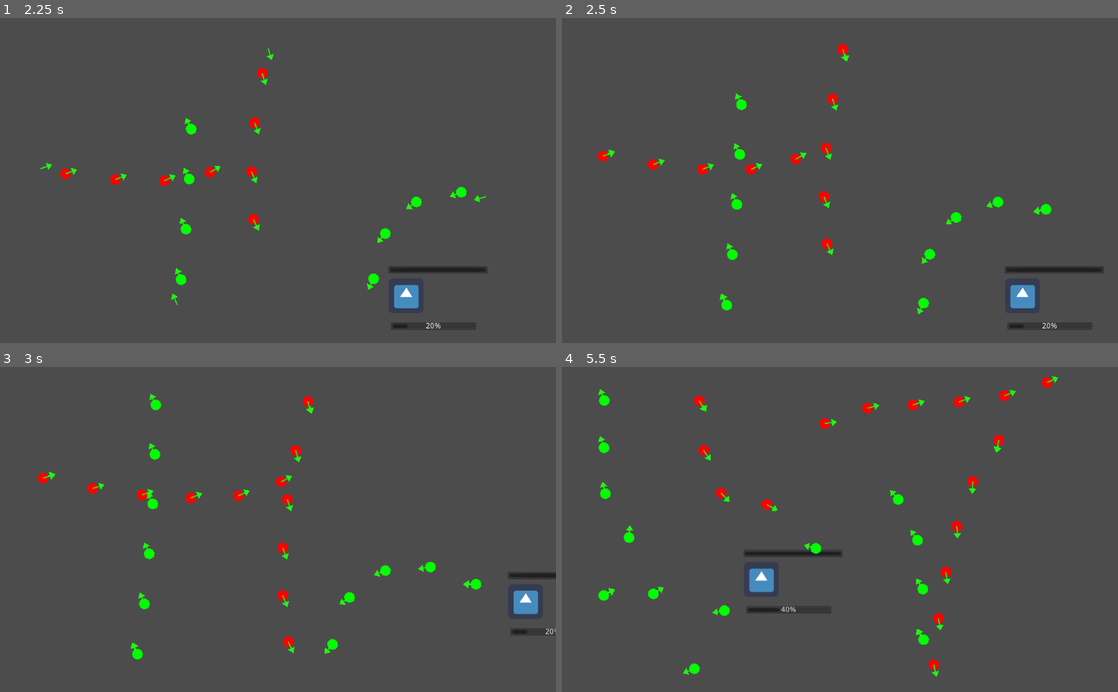
Above: before the commit, frames 1-4 (two rows, left to right).
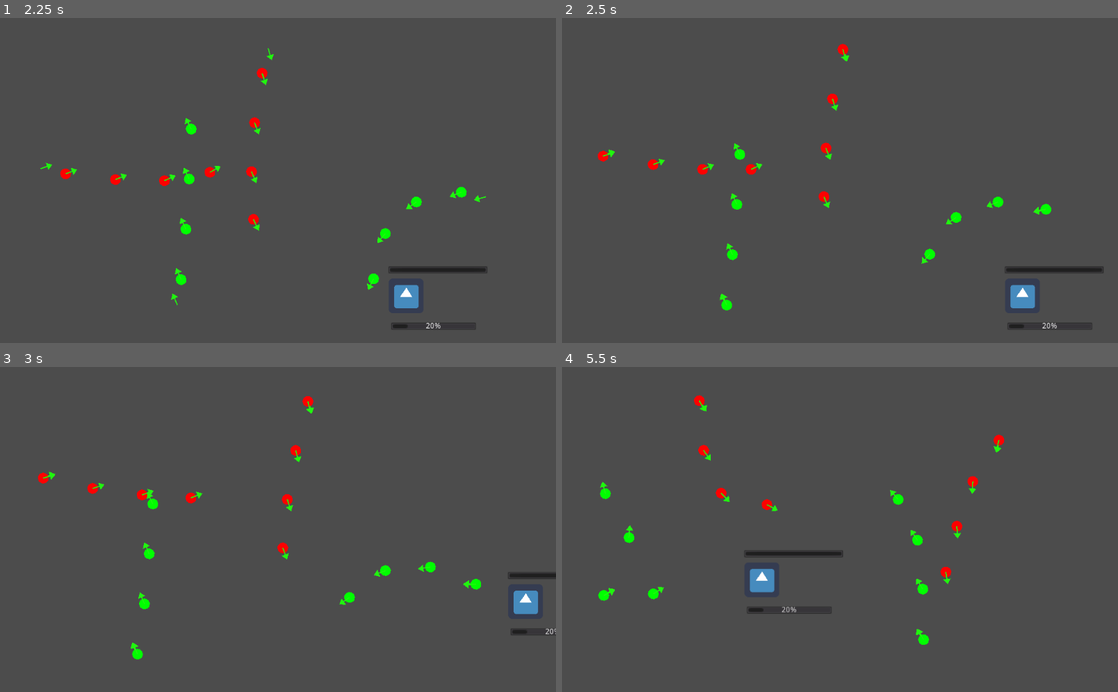
Above: after the commit, the same moments.

Repository: PRFNTX/wejammin
Game: Godot game, scene res://TestScene.tscn
Two runs of this game, one before a commit and one after it. Both use one fixed random seed, a clock stepped at 60 frames per second and the inputs below. The project has no main scene, so this scene is started directly. The engine's default icon, where the game draws it, is replaced by a stand-in: a white triangle on a blue panel in a dark square.
Inputs:
- Up to frame 1 (2.25 s): tap Enter at 0.5 s; hold D (move_right) 0.53-1.28 s; hold S (move_down) 1.28-2.03 s; hold D (move_right) from 2.03 s (still down)
- Up to frame 2 (2.5 s): keep holding D (move_right)
- Up to frame 3 (3 s): release D (move_right) at 2.78 s; hold W (move_up) from 2.78 s (still down)
- Up to frame 4 (5.5 s): release W (move_up) at 3.53 s; hold A (move_left) 3.53-5.03 s; hold S (move_down) from 5.03 s (still down)

Frame 1 is identical in both runs. In frame 2, 0.3% of the frame differs, in the area x 31-66%, y 23-92%; in frame 3, 0.5%; in frame 4, 1.0%, in the area x 6-90%, y 2-96%.

Commit message:
made projectile lifetime

Diff:
--- a/ProjectGameJam/Projectile.gd
+++ b/ProjectGameJam/Projectile.gd
@@ -3,6 +3,9 @@
 
 export(float) var direction = 1.2
 export(float) var speed = 200.0
+
+
+var life_time = 2 #in seconds
 
 enum projectile_types {
 	RED,
@@ -14,8 +17,15 @@
 	type = new_type
 	$Sprite.set_projectile_type()
 
+var age = 0
 
 func _physics_process(delta):
+
+	age += delta
+
+	if age > life_time:
+		self.queue_free()
+
 	var collision = move_and_collide(Vector2(cos(direction), sin(direction))*speed*delta)
 	if collision != null:
 		print(collision.collider.name)
--- a/ProjectGameJam/TestScene.tscn
+++ b/ProjectGameJam/TestScene.tscn
@@ -11,28 +11,298 @@
 position = Vector2( 73, 65 )
 
 [node name="Turret" parent="Rail" instance=ExtResource( 4 )]
-position = Vector2( 196.174, -5.04139 )
-rotation = -0.125518
+position = Vector2( 184.737, -7.34378 )
+rotation = 0.286153
 offset = 188.33
 projectile = ExtResource( 2 )
 
 [node name="Turret2" parent="Rail" instance=ExtResource( 4 )]
-position = Vector2( 732.767, 70.8371 )
-rotation = 0.621852
+position = Vector2( 723.953, 64.9795 )
+rotation = 0.569559
 offset = 738.03
 type = 1
 projectile = ExtResource( 2 )
 
 [node name="Turret3" parent="Rail" instance=ExtResource( 4 )]
-position = Vector2( 478.889, 451.373 )
-rotation = 3.04959
+position = Vector2( 489.387, 450.381 )
+rotation = 3.04632
 offset = 1400.75
 type = 1
 projectile = ExtResource( 2 )
 
 [node name="Turret4" parent="Rail" instance=ExtResource( 4 )]
-position = Vector2( 18.6209, 436.373 )
-rotation = -1.96018
+position = Vector2( 25.0007, 445.23 )
+rotation = -2.37832
+offset = 1867.67
+projectile = ExtResource( 2 )
+
+[node name="Turret5" parent="Rail" instance=ExtResource( 4 )]
+position = Vector2( 25.0007, 445.23 )
+rotation = -2.37832
+offset = 1867.67
+projectile = ExtResource( 2 )
+
+[node name="Turret6" parent="Rail" instance=ExtResource( 4 )]
+position = Vector2( 25.0007, 445.23 )
+rotation = -2.37832
+offset = 1867.67
+projectile = ExtResource( 2 )
+
+[node name="Turret7" parent="Rail" instance=ExtResource( 4 )]
+position = Vector2( 25.0007, 445.23 )
+rotation = -2.37832
+offset = 1867.67
+projectile = ExtResource( 2 )
+
+[node name="Turret8" parent="Rail" instance=ExtResource( 4 )]
+position = Vector2( 25.0007, 445.23 )
+rotation = -2.37832
+offset = 1867.67
+projectile = ExtResource( 2 )
+
+[node name="Turret9" parent="Rail" instance=ExtResource( 4 )]
+position = Vector2( 25.0007, 445.23 )
+rotation = -2.37832
+offset = 1867.67
+projectile = ExtResource( 2 )
+
+[node name="Turret10" parent="Rail" instance=ExtResource( 4 )]
+position = Vector2( 25.0007, 445.23 )
+rotation = -2.37832
+offset = 1867.67
+projectile = ExtResource( 2 )
+
+[node name="Turret11" parent="Rail" instance=ExtResource( 4 )]
+position = Vector2( 25.0007, 445.23 )
+rotation = -2.37832
+offset = 1867.67
+projectile = ExtResource( 2 )
+
+[node name="Turret12" parent="Rail" instance=ExtResource( 4 )]
+position = Vector2( 25.0007, 445.23 )
+rotation = -2.37832
+offset = 1867.67
+projectile = ExtResource( 2 )
+
+[node name="Turret13" parent="Rail" instance=ExtResource( 4 )]
+position = Vector2( 25.0007, 445.23 )
+rotation = -2.37832
+offset = 1867.67
+projectile = ExtResource( 2 )
+
+[node name="Turret14" parent="Rail" instance=ExtResource( 4 )]
+position = Vector2( 25.0007, 445.23 )
+rotation = -2.37832
+offset = 1867.67
+projectile = ExtResource( 2 )
+
+[node name="Turret15" parent="Rail" instance=ExtResource( 4 )]
+position = Vector2( 25.0007, 445.23 )
+rotation = -2.37832
+offset = 1867.67
+projectile = ExtResource( 2 )
+
+[node name="Turret16" parent="Rail" instance=ExtResource( 4 )]
+position = Vector2( 25.0007, 445.23 )
+rotation = -2.37832
+offset = 1867.67
+projectile = ExtResource( 2 )
+
+[node name="Turret17" parent="Rail" instance=ExtResource( 4 )]
+position = Vector2( 25.0007, 445.23 )
+rotation = -2.37832
+offset = 1867.67
+projectile = ExtResource( 2 )
+
+[node name="Turret18" parent="Rail" instance=ExtResource( 4 )]
+position = Vector2( 25.0007, 445.23 )
+rotation = -2.37832
+offset = 1867.67
+projectile = ExtResource( 2 )
+
+[node name="Turret19" parent="Rail" instance=ExtResource( 4 )]
+position = Vector2( 25.0007, 445.23 )
+rotation = -2.37832
+offset = 1867.67
+projectile = ExtResource( 2 )
+
+[node name="Turret20" parent="Rail" instance=ExtResource( 4 )]
+position = Vector2( 25.0007, 445.23 )
+rotation = -2.37832
+offset = 1867.67
+projectile = ExtResource( 2 )
+
+[node name="Turret21" parent="Rail" instance=ExtResource( 4 )]
+position = Vector2( 25.0007, 445.23 )
+rotation = -2.37832
+offset = 1867.67
+projectile = ExtResource( 2 )
+
+[node name="Turret22" parent="Rail" instance=ExtResource( 4 )]
+position = Vector2( 25.0007, 445.23 )
+rotation = -2.37832
+offset = 1867.67
+projectile = ExtResource( 2 )
+
+[node name="Turret23" parent="Rail" instance=ExtResource( 4 )]
+position = Vector2( 25.0007, 445.23 )
+rotation = -2.37832
+offset = 1867.67
+projectile = ExtResource( 2 )
+
+[node name="Turret24" parent="Rail" instance=ExtResource( 4 )]
+position = Vector2( 25.0007, 445.23 )
+rotation = -2.37832
+offset = 1867.67
+projectile = ExtResource( 2 )
+
+[node name="Turret25" parent="Rail" instance=ExtResource( 4 )]
+position = Vector2( 25.0007, 445.23 )
+rotation = -2.37832
+offset = 1867.67
+projectile = ExtResource( 2 )
+
+[node name="Turret26" parent="Rail" instance=ExtResource( 4 )]
+position = Vector2( 25.0007, 445.23 )
+rotation = -2.37832
+offset = 1867.67
+projectile = ExtResource( 2 )
+
+[node name="Turret27" parent="Rail" instance=ExtResource( 4 )]
+position = Vector2( 25.0007, 445.23 )
+rotation = -2.37832
+offset = 1867.67
+projectile = ExtResource( 2 )
+
+[node name="Turret28" parent="Rail" instance=ExtResource( 4 )]
+position = Vector2( 25.0007, 445.23 )
+rotation = -2.37832
+offset = 1867.67
+projectile = ExtResource( 2 )
+
+[node name="Turret29" parent="Rail" instance=ExtResource( 4 )]
+position = Vector2( 25.0007, 445.23 )
+rotation = -2.37832
+offset = 1867.67
+projectile = ExtResource( 2 )
+
+[node name="Turret30" parent="Rail" instance=ExtResource( 4 )]
+position = Vector2( 25.0007, 445.23 )
+rotation = -2.37832
+offset = 1867.67
+projectile = ExtResource( 2 )
+
+[node name="Turret31" parent="Rail" instance=ExtResource( 4 )]
+position = Vector2( 25.0007, 445.23 )
+rotation = -2.37832
+offset = 1867.67
+projectile = ExtResource( 2 )
+
+[node name="Turret32" parent="Rail" instance=ExtResource( 4 )]
+position = Vector2( 25.0007, 445.23 )
+rotation = -2.37832
+offset = 1867.67
+projectile = ExtResource( 2 )
+
+[node name="Turret33" parent="Rail" instance=ExtResource( 4 )]
+position = Vector2( 25.0007, 445.23 )
+rotation = -2.37832
+offset = 1867.67
+projectile = ExtResource( 2 )
+
+[node name="Turret34" parent="Rail" instance=ExtResource( 4 )]
+position = Vector2( 25.0007, 445.23 )
+rotation = -2.37832
+offset = 1867.67
+projectile = ExtResource( 2 )
+
+[node name="Turret35" parent="Rail" instance=ExtResource( 4 )]
+position = Vector2( 25.0007, 445.23 )
+rotation = -2.37832
+offset = 1867.67
+projectile = ExtResource( 2 )
+
+[node name="Turret36" parent="Rail" instance=ExtResource( 4 )]
+position = Vector2( 25.0007, 445.23 )
+rotation = -2.37832
+offset = 1867.67
+projectile = ExtResource( 2 )
+
+[node name="Turret37" parent="Rail" instance=ExtResource( 4 )]
+position = Vector2( 25.0007, 445.23 )
+rotation = -2.37832
+offset = 1867.67
+projectile = ExtResource( 2 )
+
+[node name="Turret38" parent="Rail" instance=ExtResource( 4 )]
+position = Vector2( 25.0007, 445.23 )
+rotation = -2.37832
+offset = 1867.67
+projectile = ExtResource( 2 )
+
+[node name="Turret39" parent="Rail" instance=ExtResource( 4 )]
+position = Vector2( 25.0007, 445.23 )
+rotation = -2.37832
+offset = 1867.67
+projectile = ExtResource( 2 )
+
+[node name="Turret40" parent="Rail" instance=ExtResource( 4 )]
+position = Vector2( 25.0007, 445.23 )
+rotation = -2.37832
+offset = 1867.67
+projectile = ExtResource( 2 )
+
+[node name="Turret41" parent="Rail" instance=ExtResource( 4 )]
+position = Vector2( 25.0007, 445.23 )
+rotation = -2.37832
+offset = 1867.67
+projectile = ExtResource( 2 )
+
+[node name="Turret42" parent="Rail" instance=ExtResource( 4 )]
+position = Vector2( 25.0007, 445.23 )
+rotation = -2.37832
+offset = 1867.67
+projectile = ExtResource( 2 )
+
+[node name="Turret43" parent="Rail" instance=ExtResource( 4 )]
+position = Vector2( 25.0007, 445.23 )
+rotation = -2.37832
+offset = 1867.67
+projectile = ExtResource( 2 )
+
+[node name="Turret44" parent="Rail" instance=ExtResource( 4 )]
+position = Vector2( 25.0007, 445.23 )
+rotation = -2.37832
+offset = 1867.67
+projectile = ExtResource( 2 )
+
+[node name="Turret45" parent="Rail" instance=ExtResource( 4 )]
+position = Vector2( 25.0007, 445.23 )
+rotation = -2.37832
+offset = 1867.67
+projectile = ExtResource( 2 )
+
+[node name="Turret46" parent="Rail" instance=ExtResource( 4 )]
+position = Vector2( 25.0007, 445.23 )
+rotation = -2.37832
+offset = 1867.67
+projectile = ExtResource( 2 )
+
+[node name="Turret47" parent="Rail" instance=ExtResource( 4 )]
+position = Vector2( 25.0007, 445.23 )
+rotation = -2.37832
+offset = 1867.67
+projectile = ExtResource( 2 )
+
+[node name="Turret48" parent="Rail" instance=ExtResource( 4 )]
+position = Vector2( 25.0007, 445.23 )
+rotation = -2.37832
+offset = 1867.67
+projectile = ExtResource( 2 )
+
+[node name="Turret49" parent="Rail" instance=ExtResource( 4 )]
+position = Vector2( 25.0007, 445.23 )
+rotation = -2.37832
 offset = 1867.67
 projectile = ExtResource( 2 )
 
